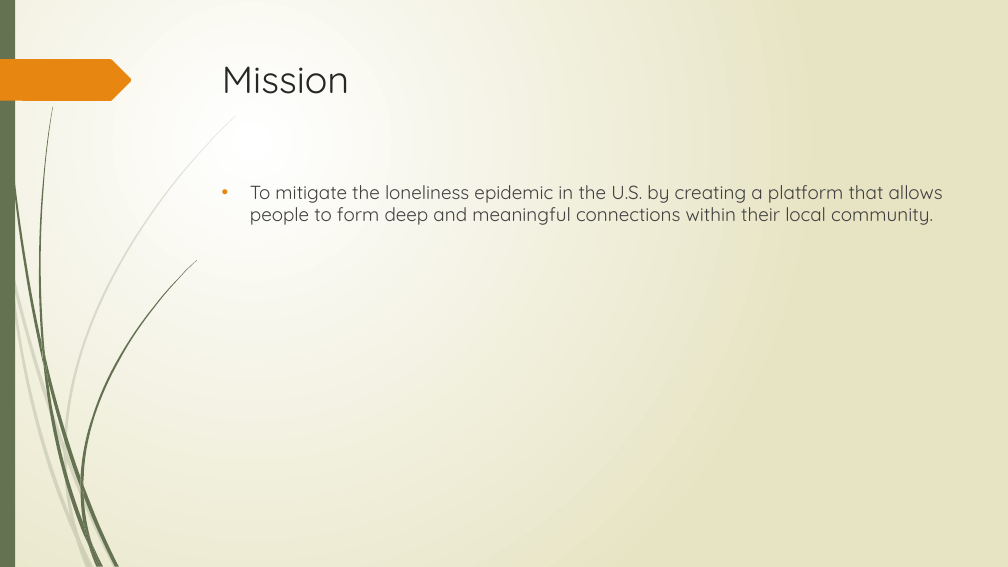
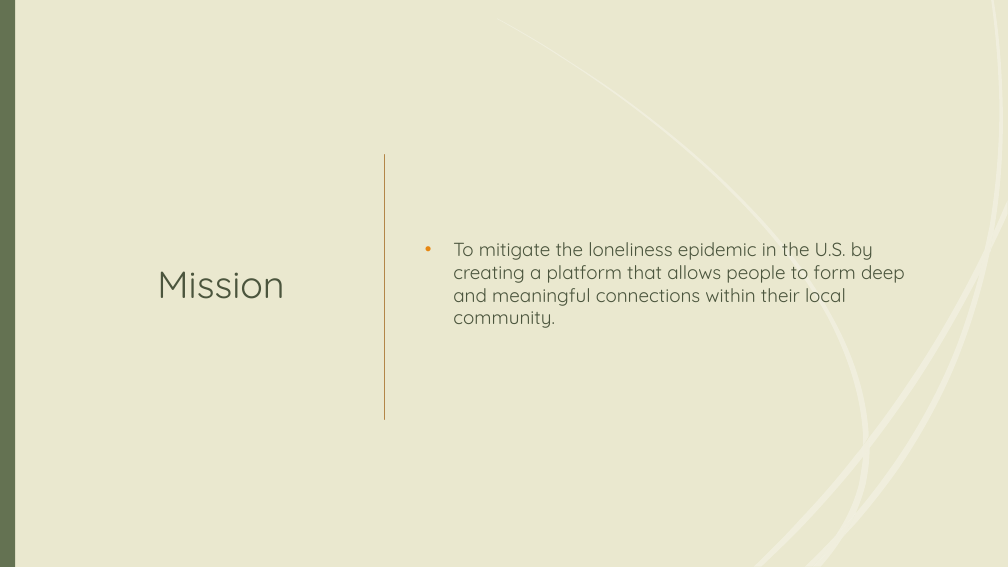
Before and after one commit to tieje/dogen, a slide deck: slide 5 of Presentation/SocialHub_FrancisT_06_23_2020.pptx. Drawn at 1008x567 pixels with LibreOffice and Linux fonts; fonts in the diff are those of the drawing. Boxes give left, top, right and bottom in pixels: in the first picture for what was removed or moved away, otherwise in the second. Text is boxed around its words. In the diff, an @@ line names an element or a change of style, - is before the commit and + after.

```diff
--- a/Presentation/SocialHub_FrancisT_06_23_2020.pptx
+++ b/Presentation/SocialHub_FrancisT_06_23_2020.pptx
@@ background gradient #FFFFFF to #E8E6C4 to #EAE8CF @@
@@ rectangle removed at box(0, 0, 15, 567) @@
@@ rectangle added at box(0, 0, 1008, 567), fill #EAE8CF @@
@@ rectangle added at box(0, 0, 15, 567), fill #647252 @@
@@ title "Mission": place and size @@
-title "Mission" at box(222, 66, 349, 94)
+title "Mission" at box(157, 271, 284, 299)
@@ title "Mission" at box(157, 271, 284, 299): text colour #262626 to #4B563E; alignment left to centre; vertical alignment top to middle @@
@@ text "To mitigate the loneliness epidemic ...": place and size @@
-text "To mitigate the loneliness epidemic ..." at box(250, 185, 943, 225)
+text "To mitigate the loneliness epidemic ..." at box(453, 242, 905, 328)
@@ text "To mitigate the loneliness epidemic ..." at box(453, 242, 905, 328): text colour #404040 to #4B563E; vertical alignment top to middle @@
@@ line added from (385, 155) to (385, 420), #B38648 1.25 pt @@
@@ group removed at box(8, 116, 236, 540): 5 freeform shapes @@
@@ group removed at box(39, 107, 197, 546): 7 freeform shapes @@
@@ group added at box(497, 0, 1008, 566): 12 freeform shapes @@
```
Also in this commit, not shown: 15 other slides changed.
